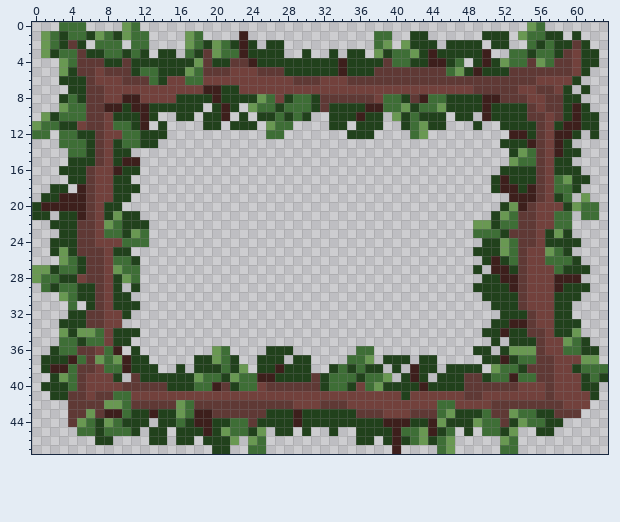
Pixel-art sprite, stored at images/border.png. The picture above was drawn from the file before the commit.
The file is 640x480 pixels, drawn in blocks of 10x10; one block is one cell here.
Once edited:
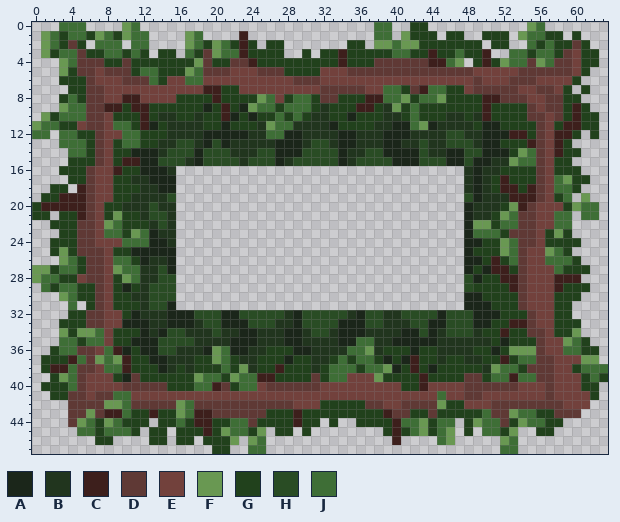
Palette (. is transparent): A #1b261a  B #21351e  C #3d1f1c  D #5f3935  E #72413c  F #699852  G #21411c  H #294c24  J #3e6e36
Diff:
Changed rows in their new state; - is an unchanged pixel.
first column x 10:
 0 ----------------------------JJ--GG----------
 1 -------------------------------F--G-GG------
 2 -------------------------GG-F-J-F--G--------
 3 ----------------------G-C--GG---G----J------
 4 ----------------------------D-DDDD--JF------
 5 ----------------------EEEDDD--------DDDEEEEE
 6 -------------------------EEEEEEEEEEEEEE-EEE-
 7 ----------------------DDDDD--JJGDCJJGG------
 8 ------------------------GGGCC--FGJ-F--------
 9 ---------A---A--------B---C-GBFGJGGG--------
10 ----BB--B---A-A------BB--AG--BB-----BB-B----
11 ---A-BBBB--A---B---BBBBA-G--BBAA--ABBBB-AA--
12 -----BBBBAAAAABB--AABBBBAABBBAAABBBBHHBBAAA-
13 ----BBHHBAHABBBBBAAABHHBAABBBAABBHBBHHHBAA--
14 -AAABHHHAHHHBBBHHAAAHHHHABBHHAAAAHBBAAHHAAA-
15 --AAHHHBAHHHHBHHHABHHHHHABHHHHAAAHHHAAHAABB-
16 --AAAB--------------------------------BABB--
17 -BBAAA--------------------------------BAB---
18 --BBAA--------------------------------BAB---
19 -BBBBH--------------------------------HABBB-
20 BBBHBB--------------------------------ABBB--
21 --BHHB--------------------------------ABB---
22 ---BHB--------------------------------A-----
23 ---ABB--------------------------------A-----
24 ---AAB--------------------------------AA----
25 -AAAAA--------------------------------A-----
26 --ABBA--------------------------------AA----
27 --BBHA--------------------------------A-A---
28 --BBHH--------------------------------HA----
29 A-BHHH--------------------------------H-----
30 -BBHHH--------------------------------AA----
31 --BHHA--------------------------------AAA---
32 -ABBBAAAHHHAAHHHHHBAHHHHHBAHHBBHHHHAHHHAAA--
33 AAABBAAABHHAAAHHHBBAHHHHAAAHHBBBHHAAHHHAA---
34 --ABAHHBBBHBBAABBBAABHHBAAABBBBAAHABHHHB----
35 -AAAHHHHBBBBAAABBBAABBBBAAJJBBAAAAABBBBBB-A-
36 A-AAHHBBBA--AABB---AABBBBJ-FBGGGAGGBBBB--A--
37 ---AABBB-----BB---A--BBGJG-JGA-AC--BGGBB----
38 ----AB-B------B------BGJ-JGJJFAG--AG----B---
39 A------------------------EEEFGG-GCG---------
40 ----------------------EEEE-EEEE---EEEE------
41 -------------------------------E---J--------
42 ----------------------GGGGGDD--DDDDFGG------
43 --------------------------GGGCDDGG-GG-------
44 ----------------------.-..---G-JJFGJJ.------
45 -----------------------.--...--G--GJF-------
46 --------------------------..-.-....---------
47 ------------------------------.----..-------
